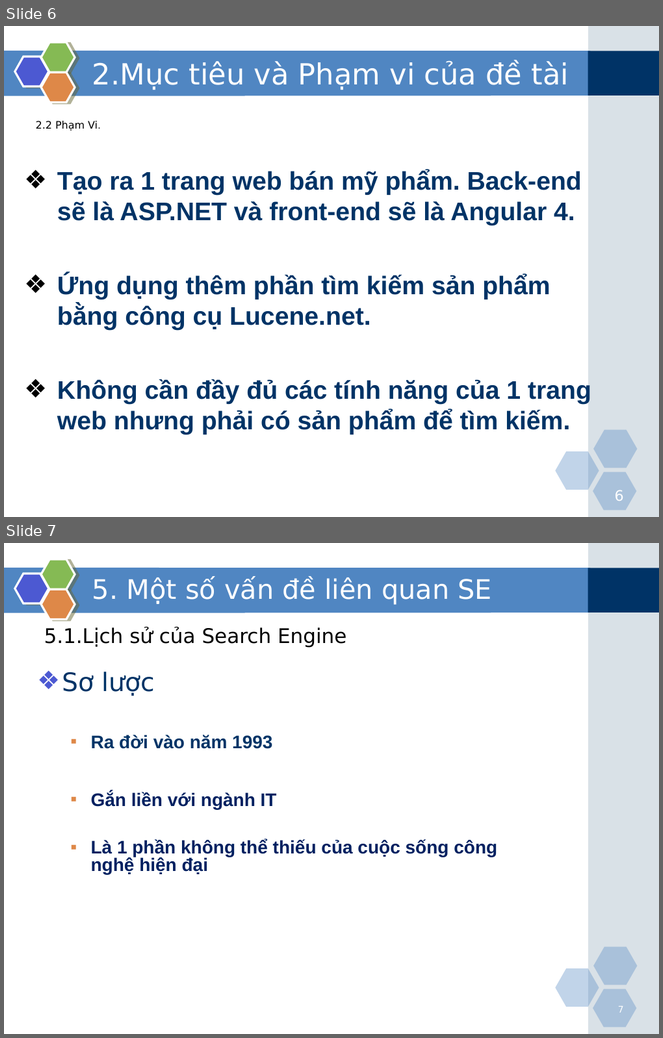
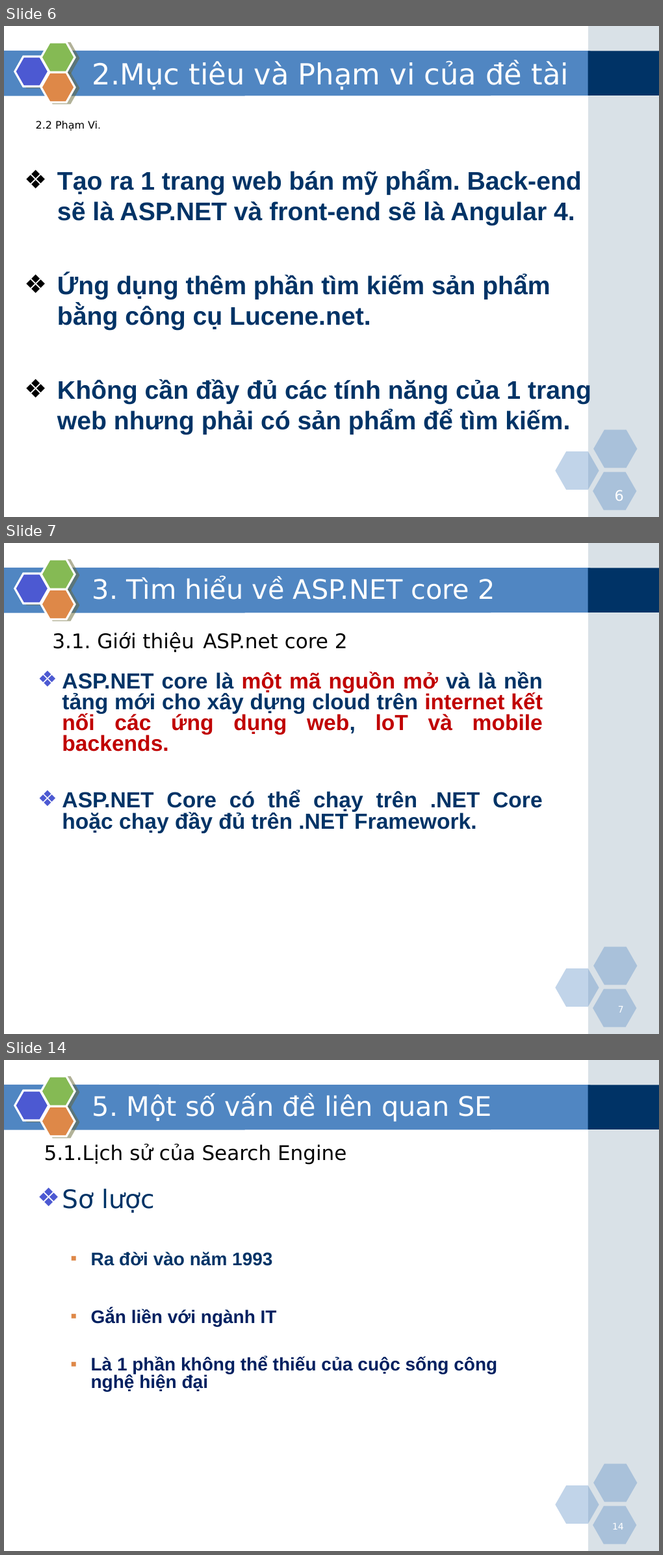
Before and after one commit to VuongVanHau/TLCN2018, a slide deck: Dec_30/ASPNET_Angular_Lucene_Thịnh_Hậu.ppt. Shown one above the other, each under a label of ours: slides 6 and 7 before the commit, slides 6, 7 and 14 after it; the slides between them are not shown. The pictures are 663x1038 and 663x1555 pixels, drawn with LibreOffice and Linux fonts; fonts in the diff are those of the drawing. Boxes give left, top, right and bottom in pixels: in the first picture for what was removed or moved away, otherwise in the second. Text is boxed around its words. In the diff, an @@ line names an element or a change of style, - is before the commit and + after.

```diff
--- a/Dec_30/ASPNET_Angular_Lucene_Thịnh_Hậu.ppt
+++ b/Dec_30/ASPNET_Angular_Lucene_Thịnh_Hậu.ppt
@@ slide 7 added at <box>4,543,659,1034</box>, background #FFFFFF; not listed: 9 template elements that a slide beside it also shows @@
@@ text added at <box>92,577,495,600</box>, 29.6 pt, text #FFFFFF @@
+3. Tìm hiểu về ASP.NET core 2
@@ text added at <box>52,632,348,652</box>, 22.2 pt, text #000000 @@
+13.1. Giới thiệu ASP.net core 2
@@ text added at <box>62,672,543,834</box>, 24 pt, text #003366, bold @@
+❖ ASP.NET core là một mã nguồn mở và là nền tảng mới cho xây dựng cloud trên internet kết nối các ứng dụng web, loT và mobile backends.
+❖ ASP.NET Core có thể chạy trên .NET Core hoặc chạy đầy đủ trên .NET Framework.
@@ page number added at <box>618,1006,624,1013</box>, 10 pt, text #FFFFFF @@
+7
@@ what was slide 7 is now slide 14 @@
@@ page number at <box>612,1523,624,1530</box>: text changed @@
-7
+14
```
Also in this commit, not shown: 1 slide changed, 6 other slides added, 1 other file.
